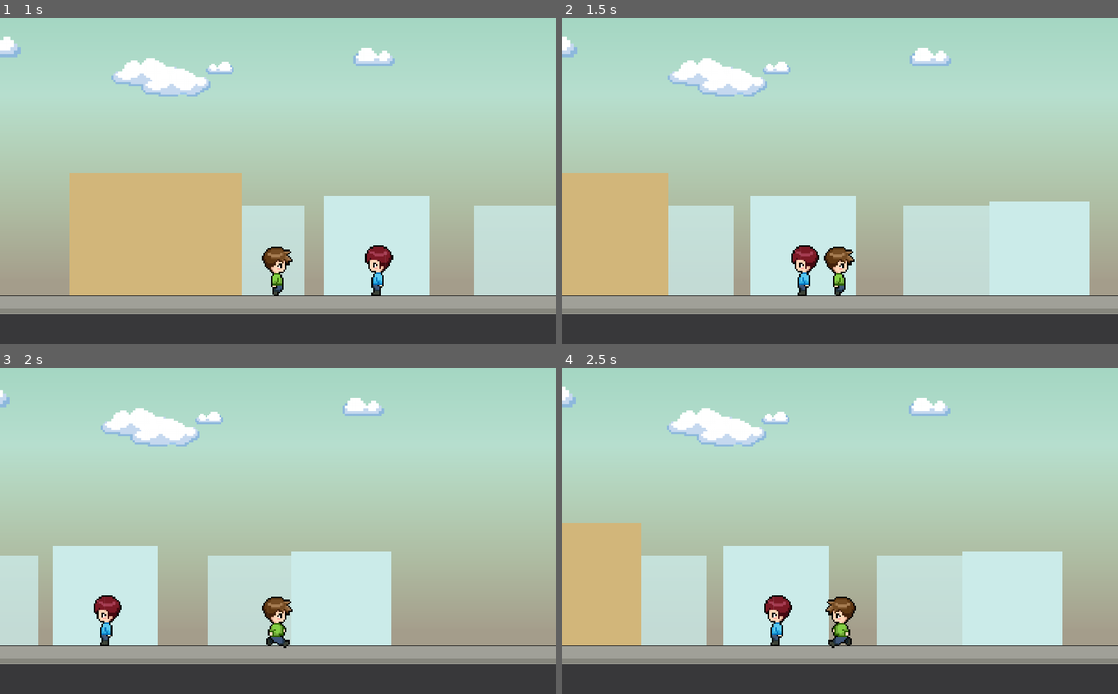
Above: before the commit, frames 1-4 (two rows, left to right).
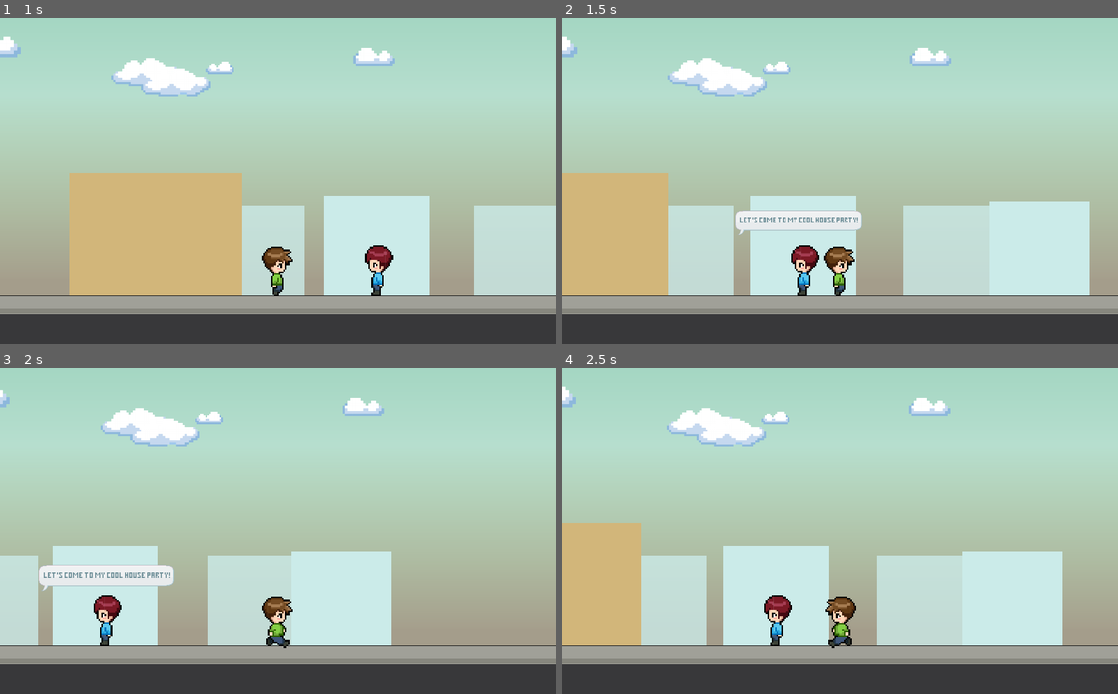
Above: after the commit, the same moments.

Repository: zeskysee/we-missed-party
Game: Godot game, scene res://neighborhood.tscn
Same seed, same stepped clock (60 frames per second), same inputs: the game is played once before the commit and once after it. This scene is started directly instead of the project's main scene.
Inputs:
- Up to frame 1 (1 s): tap Enter (ui_accept) at 0.5 s; hold D (move_right) from 0.53 s (still down); hold Space (interact) from 0.53 s (still down); tap W (jump) at 0.77 s
- Up to frame 2 (1.5 s): keep holding D (move_right); release Space (interact) at 1.28 s; tap Space (interact) at 1.35 s
- Up to frame 3 (2 s): keep holding D (move_right); tap W (jump) at 1.52 s
- Up to frame 4 (2.5 s): release D (move_right) at 2.03 s; hold A (move_left) from 2.03 s (still down); hold Space (interact) from 2.03 s (still down)

Frame 1 is identical in both runs. In frame 2, 1.3% of the frame differs, in the area x 31-54%, y 59-67%; in frame 3, 1.5%, in the area x 7-32%, y 60-69%; in frame 4, nothing differs.

Commit message:
Add initial player and npc conversation

Diff:
--- a/actors/npc.gd
+++ b/actors/npc.gd
@@ -2,6 +2,7 @@
 
 signal contact
 signal contact_loss
+signal reply
 
 export var id: = "npc_1"
 
@@ -13,4 +14,4 @@
 
 func _on_Player_interact(npc_id: String):
 	if npc_id == id:
-		print(id)
+		emit_signal("reply", id, position)
--- a/actors/player.gd
+++ b/actors/player.gd
@@ -1,23 +1,25 @@
 extends Actor
 
 signal interact
+signal invite
 signal move_label
 signal follow
 
-export var label_height = 50.0
+export var label_height: = 50.0
 
 onready var animated_sprite = $AnimatedSprite
 onready var collision_shape = $CollisionShape2D
 
+# idle | interacting | wait_reply | wait_follow
+var status = "idle"
 var in_contact: = false
-var is_interacting: = false
 var npc_id_in_contact: = ""
 
 
 func _physics_process(delta):
 	var is_jump_interrupted: = Input.is_action_just_released("jump") and _velocity.y < 0.0
 
-	var direction: = get_direction()
+	var direction: = _get_direction()
 
 	_velocity = .calculate_move_velocity(_velocity, direction, speed, is_jump_interrupted)
 
@@ -27,28 +29,37 @@
 	.animate_character(direction)
 
 	var face_back: bool = animated_sprite.flip_h
-	var can_interact = not face_back and in_contact and not is_interacting
+	var can_interact = not face_back and in_contact and status == "idle"
 
 	emit_signal("move_label", _velocity, position.y - collision_shape.get_shape().height - label_height, can_interact)
 
-	if can_interact and Input.is_action_pressed("interact"):
-		is_interacting = true
-		emit_signal("interact", npc_id_in_contact)
-		emit_signal("follow", npc_id_in_contact, position.x)
+	_invite(can_interact)
 
 
-func get_direction() -> Vector2:
+func _get_direction() -> Vector2:
 	return Vector2(
 		Input.get_action_strength("move_right") - Input.get_action_strength("move_left"),
 		 -1.0 if Input.is_action_just_pressed("jump") and is_on_floor() else 1.0
 	)
 
+func _invite(can_interact: bool):
+	if can_interact and Input.is_action_pressed("interact"):
+		status = "interacting"
+		emit_signal("invite", npc_id_in_contact)
+
+func interact_npc():
+	status = "wait_reply"
+	emit_signal("interact", npc_id_in_contact)
+
+func ask_npc_follow():
+	status = "wait_follow"
+	emit_signal("follow", npc_id_in_contact, position.x)
 
 func _on_NPC_contact(npc_id):
 	in_contact = true
 	npc_id_in_contact = npc_id
 
 func _on_NPC_contact_loss():
+	status = "idle"
 	in_contact = false
-	is_interacting = false
 	npc_id_in_contact = ""
--- a/actors/player.tscn
+++ b/actors/player.tscn
@@ -8,14 +8,14 @@
 
 [sub_resource type="SpriteFrames" id=1]
 animations = [ {
+"frames": [ ExtResource( 2 ), ExtResource( 1 ) ],
+"loop": true,
+"name": "walk",
+"speed": 5.0
+}, {
 "frames": [ ExtResource( 3 ) ],
 "loop": false,
 "name": "stand",
-"speed": 5.0
-}, {
-"frames": [ ExtResource( 2 ), ExtResource( 1 ) ],
-"loop": true,
-"name": "walk",
 "speed": 5.0
 } ]
 
--- a/neighborhood.gd
+++ b/neighborhood.gd
@@ -1,5 +1,6 @@
 extends Node2D
 
+export (PackedScene) var speech_scene
 
 # Positions where NPC should be.
 var npc_spots = [
@@ -56,3 +57,24 @@
 		npc.connect("contact", player, "_on_NPC_contact")
 		npc.connect("contact_loss", player, "_on_NPC_contact_loss")
 		player.connect("interact", npc, "_on_Player_interact")
+		npc.connect("reply", self, "_on_NPC_reply")
+
+
+func _on_Player_invite(npc_id: String):
+	var playerSpeech = speech_scene.instance()
+	playerSpeech.text = "Let's come to my cool house party!"
+	playerSpeech.is_skippable = true
+	playerSpeech.position.x = player.position.x
+	playerSpeech.position.y = player.position.y - 150
+	playerSpeech.destroy_callback = funcref(player, "interact_npc")
+	add_child(playerSpeech)
+
+
+func _on_NPC_reply(npc_id: String, npc_position: Vector2):
+	var npcSpeech = speech_scene.instance()
+	npcSpeech.text = "Woah! I love party! Let's go."
+	npcSpeech.is_skippable = true
+	npcSpeech.position.x = npc_position.x
+	npcSpeech.position.y = npc_position.y - 150
+	npcSpeech.destroy_callback = funcref(player, "ask_npc_follow")
+	add_child(npcSpeech)
--- a/neighborhood.tscn
+++ b/neighborhood.tscn
@@ -7,6 +7,7 @@
 [ext_resource path="res://sprites/cloud_2.png" type="Texture" id=5]
 [ext_resource path="res://actors/objects/interaction_instruction.tscn" type="PackedScene" id=6]
 [ext_resource path="res://actors/objects/interaction_instruction.gd" type="Script" id=7]
+[ext_resource path="res://speech.tscn" type="PackedScene" id=8]
 
 [sub_resource type="Gradient" id=1]
 colors = PoolColorArray( 0.164706, 0.631373, 0.447059, 1, 1, 1, 1, 1 )
@@ -29,6 +30,7 @@
 
 [node name="Neighborhood" type="Node2D"]
 script = ExtResource( 4 )
+speech_scene = ExtResource( 8 )
 
 [node name="ParallaxBackground" type="ParallaxBackground" parent="."]
 
@@ -325,6 +327,7 @@
 position = Vector2( 2, 388 )
 script = ExtResource( 7 )
 
+[connection signal="invite" from="Player" to="." method="_on_Player_invite"]
 [connection signal="move_label" from="Player" to="InteractionInstruction" method="_on_Player_move_label"]
 
 [editable path="Player"]
--- a/speech.gd
+++ b/speech.gd
@@ -1,5 +1,4 @@
 extends Node2D
-
 
 # Marks if this speech node is playing or not.
 export(bool) var is_playing = true
@@ -18,6 +17,8 @@
 var is_being_destroyed = false
 # Time elapsed since this speech node is playing.
 var time_elapsed: float = 0.0
+# Destroy callback function.
+var destroy_callback: FuncRef = null
 
 # The AnimationPlayer to control the showing of the speech bubble.
 onready var animation_player = $AnimationPlayer
@@ -57,6 +58,9 @@
 
 func _on_destroy(animation_name):
 	if animation_name == "show":
+		if destroy_callback != null:
+			destroy_callback.call_func()
+
 		queue_free()
 
 
--- /dev/null
+++ b/template-level.gd
@@ -0,0 +1,8 @@
+extends Node2D
+
+
+func _on_Player_invite(npc_id: String):
+	print("hello")
+
+func _on_NPC_reply():
+	print("reply")
--- a/template-level.tscn
+++ b/template-level.tscn
@@ -1,12 +1,14 @@
-[gd_scene load_steps=6 format=2]
+[gd_scene load_steps=7 format=2]
 
 [ext_resource path="res://sprites/tileset.tres" type="TileSet" id=1]
 [ext_resource path="res://actors/player.tscn" type="PackedScene" id=2]
 [ext_resource path="res://actors/npc.tscn" type="PackedScene" id=3]
+[ext_resource path="res://template-level.gd" type="Script" id=4]
 [ext_resource path="res://actors/objects/interaction_instruction.tscn" type="PackedScene" id=6]
 [ext_resource path="res://actors/objects/interaction_instruction.gd" type="Script" id=7]
 
 [node name="TemplateLevel" type="Node2D"]
+script = ExtResource( 4 )
 
 [node name="TileMap" type="TileMap" parent="."]
 tile_set = ExtResource( 1 )
@@ -22,14 +24,16 @@
 script = ExtResource( 7 )
 
 [node name="NPC" parent="." instance=ExtResource( 3 )]
-position = Vector2( 889, 541 )
+position = Vector2( 889, 559 )
 
 [node name="Player" parent="." instance=ExtResource( 2 )]
-position = Vector2( 176, 541 )
+position = Vector2( 227, 559 )
 speed = Vector2( 500, 800 )
 label_height = 105.0
 
 [connection signal="contact" from="NPC" to="Player" method="_on_NPC_contact"]
 [connection signal="contact_loss" from="NPC" to="Player" method="_on_NPC_contact_loss"]
+[connection signal="reply" from="NPC" to="." method="_on_NPC_reply"]
 [connection signal="interact" from="Player" to="NPC" method="_on_Player_interact"]
+[connection signal="invite" from="Player" to="." method="_on_Player_invite"]
 [connection signal="move_label" from="Player" to="InteractionInstruction" method="_on_Player_move_label"]
Not shown: 1 places in neighborhood.tscn that only renumber resources
